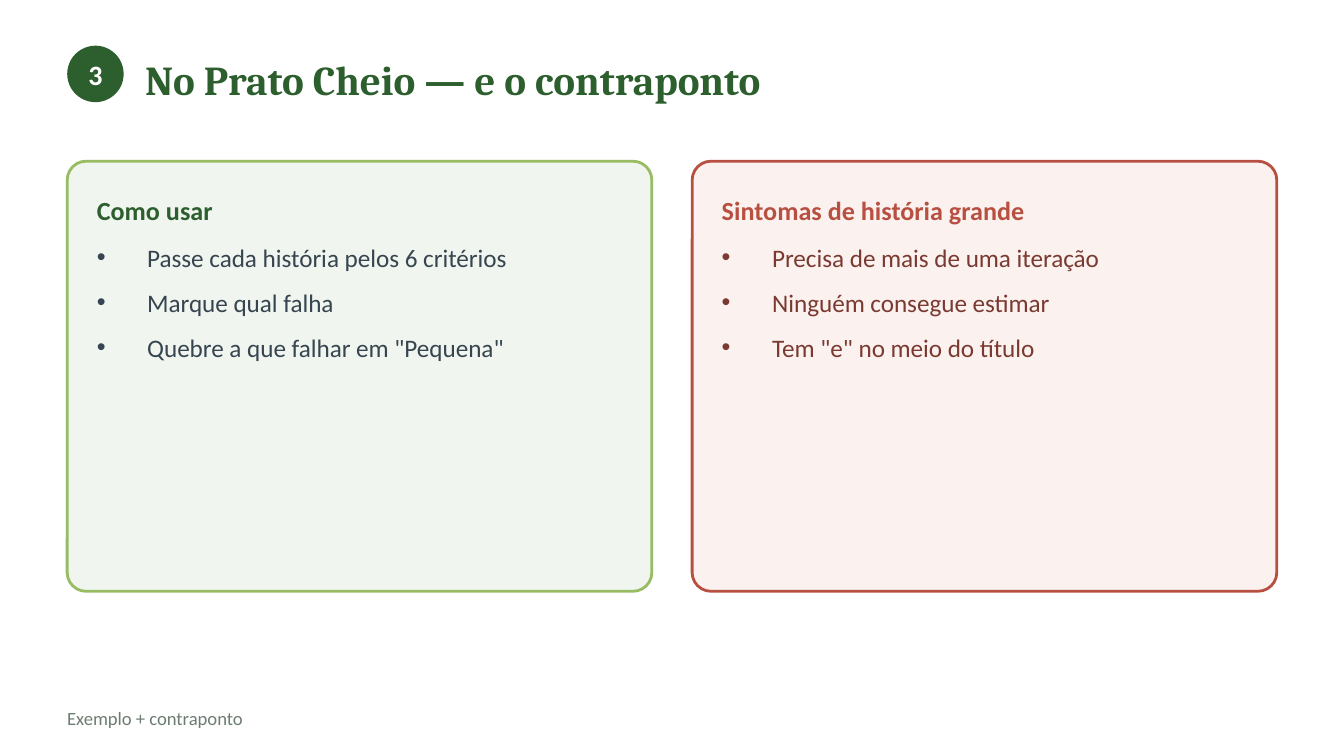
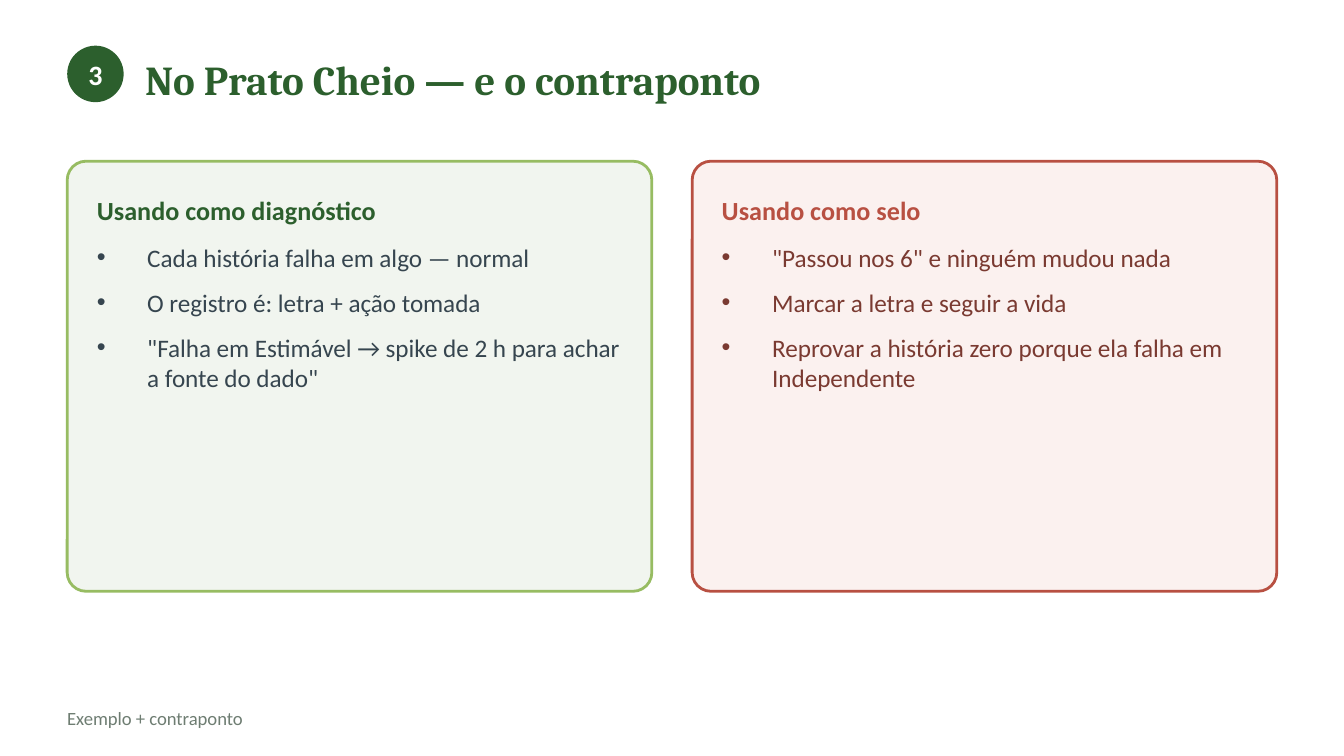
Before and after one commit to CatolicaSC-EngSoft/g1126-analise-projeto-desenvolvimento-agil-alunos, a slide deck: slide 15 of slides/aula-03-requisitos-historias-usuario.pptx (slide 10 before the commit). Drawn at 1344x756 pixels with LibreOffice and Linux fonts; fonts in the diff are those of the drawing. Boxes give left, top, right and bottom in pixels: in the first picture for what was removed or moved away, otherwise in the second. Text is boxed around its words. In the diff, an @@ line names an element or a change of style, - is before the commit and + after.

```diff
--- a/slides/aula-03-requisitos-historias-usuario.pptx
+++ b/slides/aula-03-requisitos-historias-usuario.pptx
@@ text at [97,201,375,225]: text changed @@
-Como usar
+Usando como diagnóstico
@@ text at [722,201,920,220]: text changed @@
-Sintomas de história grande
+Usando como selo
@@ text at [147,249,620,387]: text changed @@
-• Passe cada história pelos 6 critérios
-• Marque qual falha
-• Quebre a que falhar em "Pequena"
+• Cada história falha em algo — normal
+• O registro é: letra + ação tomada
+• "Falha em Estimável → spike de 2 h para achar a fonte do dado"
@@ text at [772,249,1223,391]: text changed @@
-• Precisa de mais de uma iteração
-• Ninguém consegue estimar
-• Tem "e" no meio do título
+• "Passou nos 6" e ninguém mudou nada
+• Marcar a letra e seguir a vida
+• Reprovar a história zero porque ela falha em Independente
```
Also in this commit, not shown: 11 other slides changed, 17 slides added, 3 slides removed, 2 other files.
